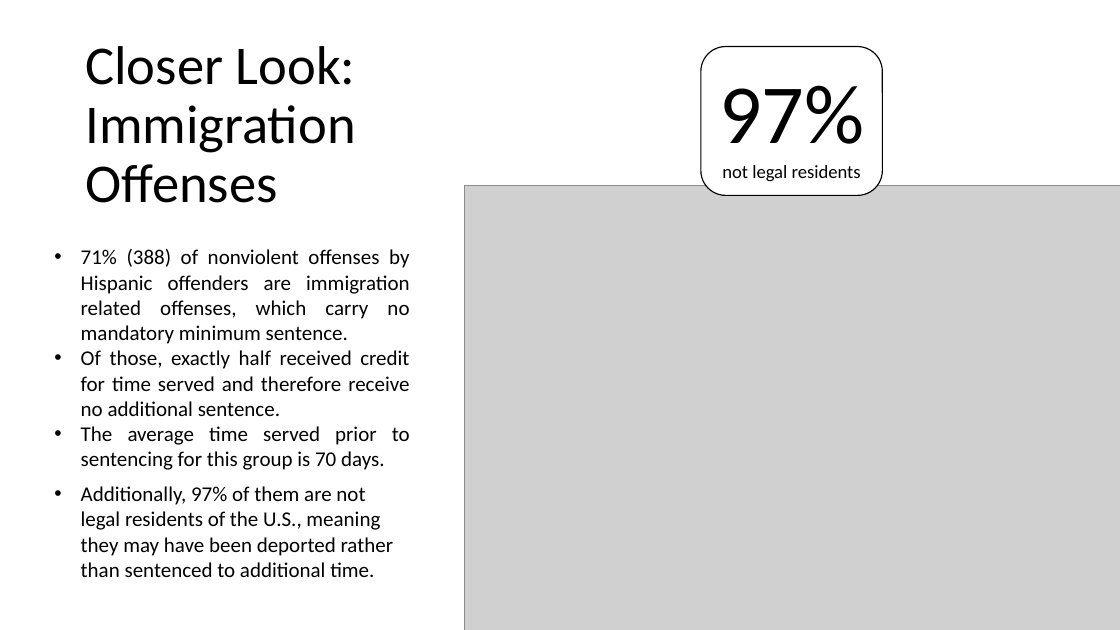
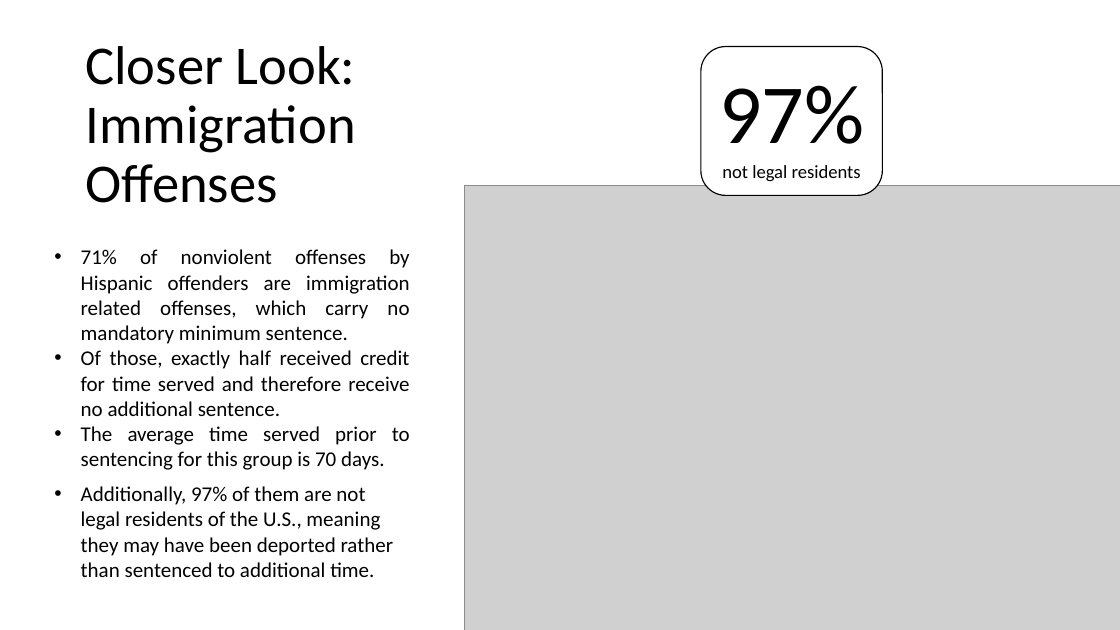
Before and after one commit to jenwhitson/sentencing_project, a slide deck: slide 15 of Presentation.pptx. Drawn at 1120x630 pixels with LibreOffice and Linux fonts; fonts in the diff are those of the drawing; grey boxes stand for pictures. Boxes give left, top, right and bottom in pixels: in the first picture for what was removed or moved away, otherwise in the second. Text is boxed around its words. In the diff, an @@ line names an element or a change of style, - is before the commit and + after.

Commit message:
edited presentation

```diff
--- a/Presentation.pptx
+++ b/Presentation.pptx
@@ text at [81,249,410,344]: text changed @@
-• 71% (388) of nonviolent offenses by Hispanic offenders are immigration related offenses, which carry no mandatory minimum sentence.
+• 71% of nonviolent offenses by Hispanic offenders are immigration related offenses, which carry no mandatory minimum sentence.
```
Also in this commit, not shown: 10 other slides changed, 1 slide added, 1 slide removed.
